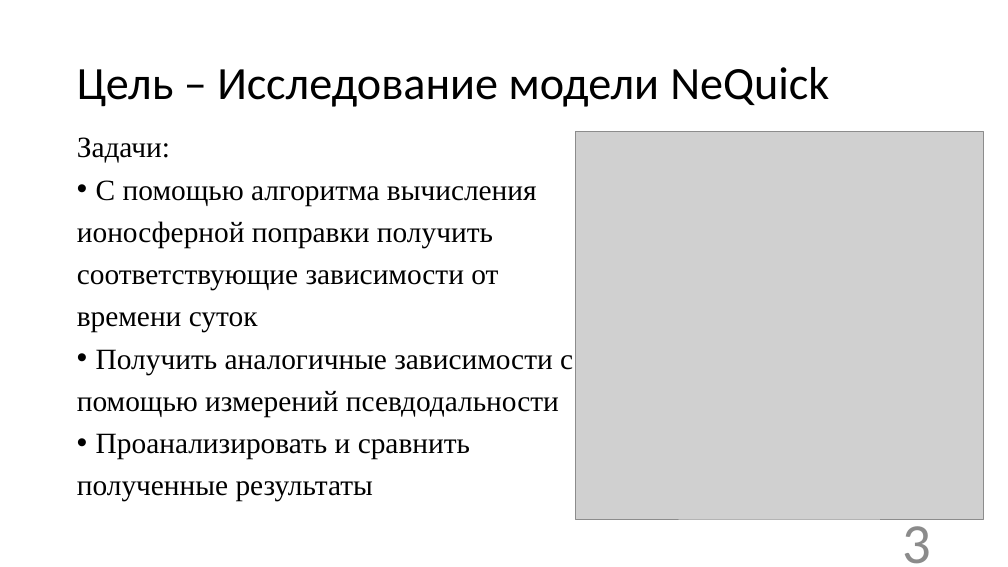
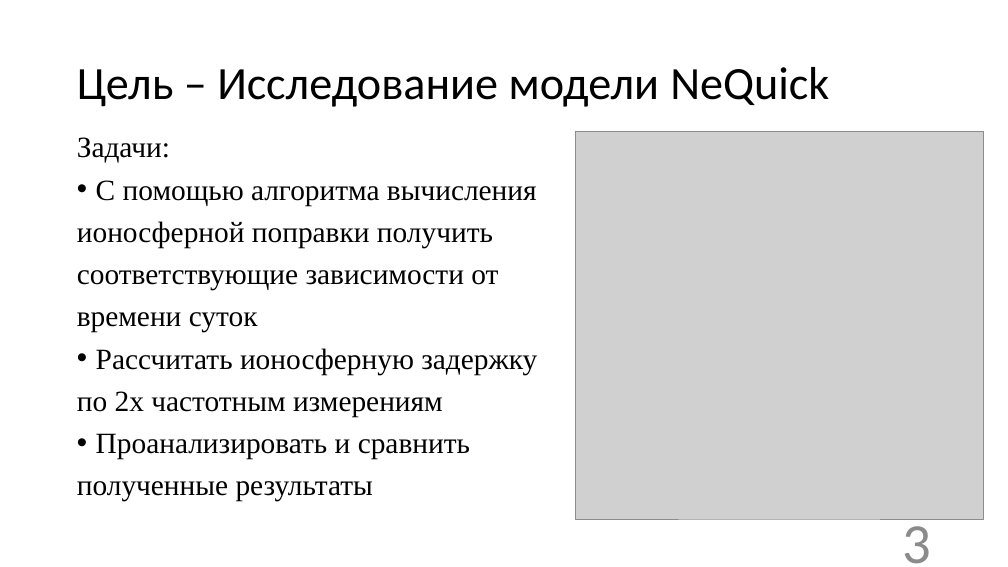
Before and after one commit to SaraFarron/------, a slide deck: slide 3 of Исследование алгоритма вычисления ионосферной поправки для системы Galileo.pptx. Drawn at 1008x567 pixels with LibreOffice and Linux fonts; fonts in the diff are those of the drawing; grey boxes stand for pictures. Boxes give left, top, right and bottom in pixels: in the first picture for what was removed or moved away, otherwise in the second. Text is boxed around its words. In the diff, an @@ line names an element or a change of style, - is before the commit and + after.

```diff
--- a/Исследование алгоритма вычисления ионосферной поправки для системы Galileo.pptx
+++ b/Исследование алгоритма вычисления ионосферной поправки для системы Galileo.pptx
@@ text at bbox=[77, 348, 537, 417]: text changed @@
-• Получить аналогичные зависимости с
-помощью измерений псевдодальности
+• Рассчитать ионосферную задержку
+по 2х частотным измерениям
```
Also in this commit, not shown: 4 other slides changed, 1 slide removed, 1 other file.
